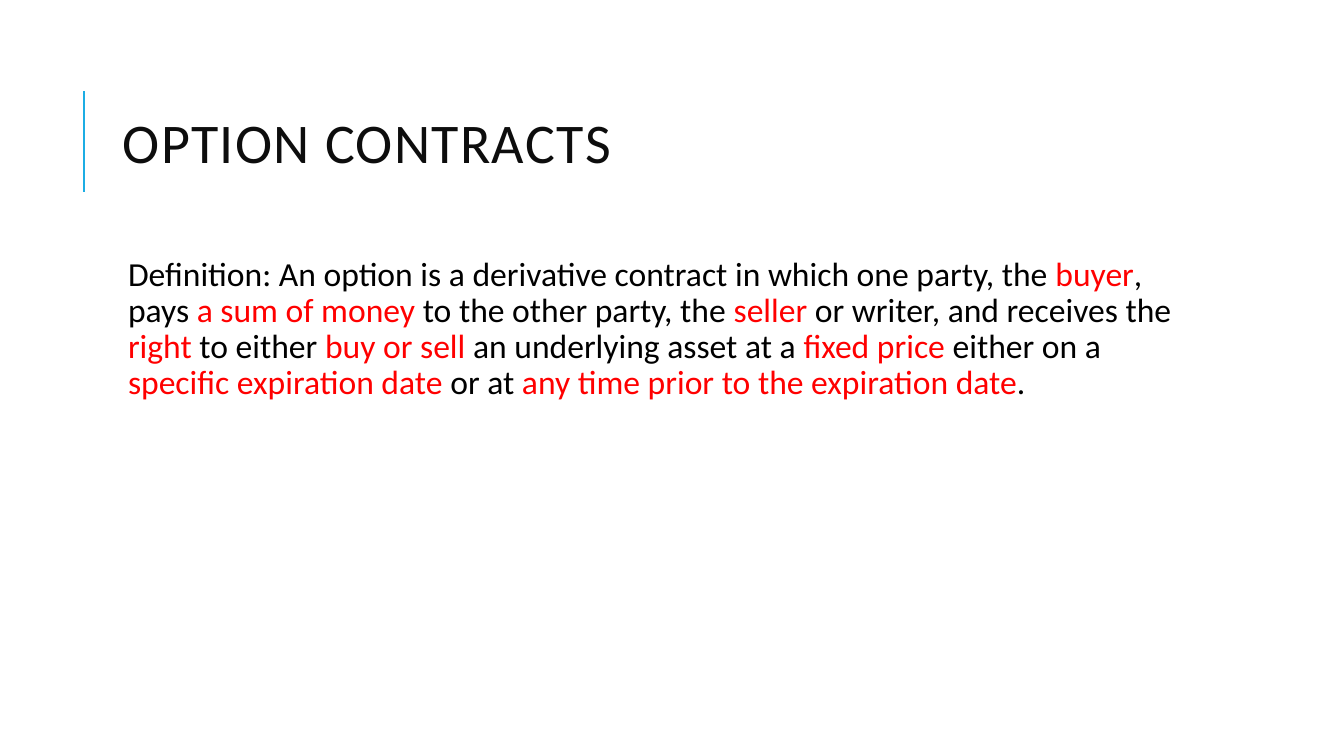
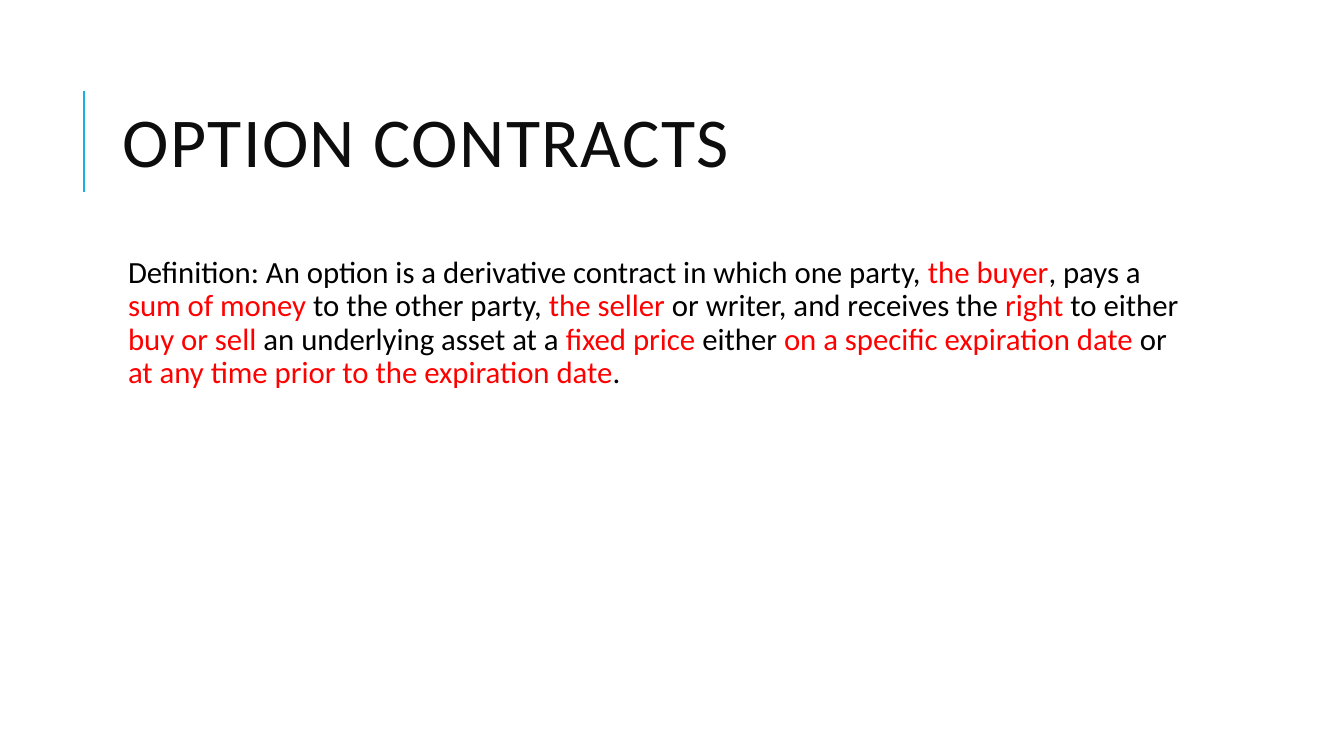
Before and after one commit to Isco0530/data, a slide deck: slide 26 of Derivatives.pptx. Drawn at 1344x756 pixels with LibreOffice and Linux fonts; fonts in the diff are those of the drawing; background and template pictures are left out. Boxes give left, top, right and bottom in pixels: in the first picture for what was removed or moved away, otherwise in the second. Text is boxed around its words. In the diff, an @@ line names an element or a change of style, - is before the commit and + after.

```diff
--- a/Derivatives.pptx
+++ b/Derivatives.pptx
@@ title "OPTION CONTRACTS" at bbox=[123, 121, 729, 168]: size 40 to 50 pt @@
@@ text "Definition: An option is a ..." at bbox=[128, 261, 1179, 388]: size 24 to 22 pt; text colour #000000 to #FF0000 in "the the on a at"; text colour #FF0000 to #000000 in "a" @@
```
Also in this commit, not shown: 4 other slides changed.
